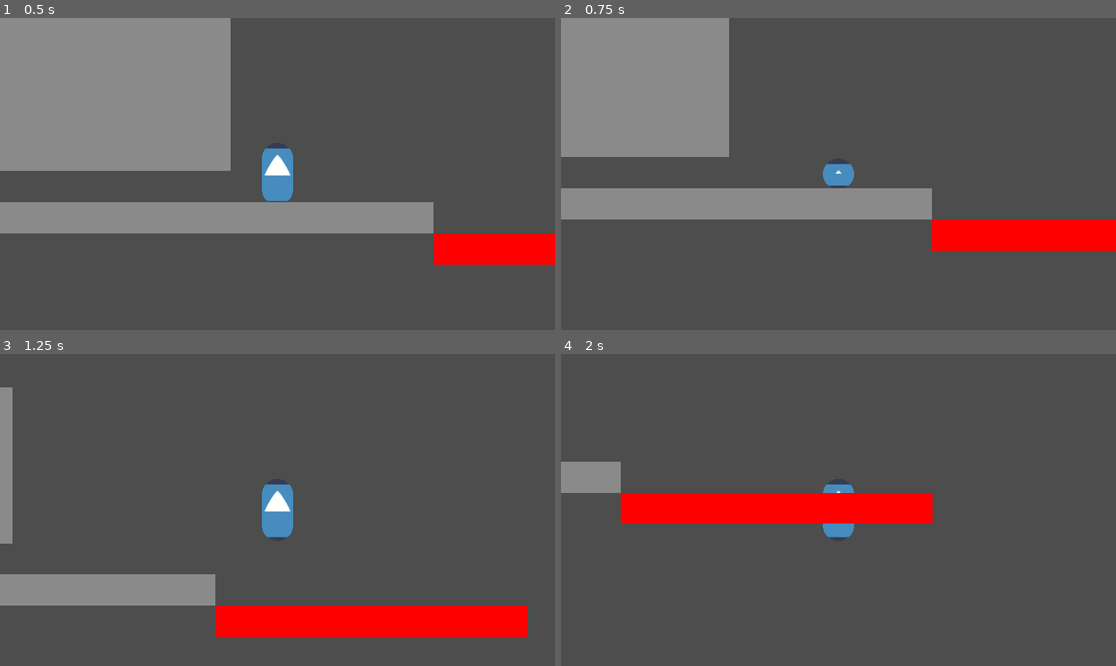
Above: before the commit, frames 1-4 (two rows, left to right).
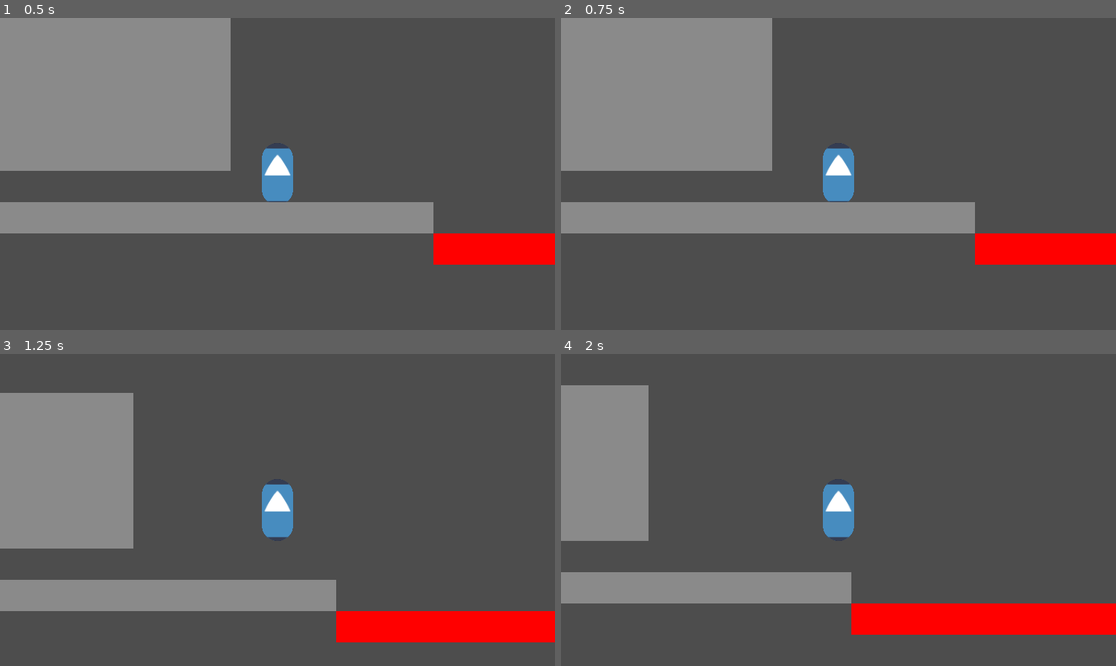
Above: after the commit, the same moments.

Repository: Minish-Link/MVM-31
Game: Godot game, scene res://levels/testing_level.tscn
The game is run twice, just before and just after one commit, with the same random seed, the same clock (stepped at 60 frames per second) and the same inputs. The engine's default icon, where the game draws it, is replaced by a stand-in: a white triangle on a blue panel in a dark square.
Inputs:
- Up to frame 1 (0.5 s): no input
- Up to frame 2 (0.75 s): tap Enter at 0.5 s; hold Right (move_right) from 0.53 s (still down); hold Shift (slide) from 0.53 s (still down)
- Up to frame 3 (1.25 s): keep holding Right (move_right); keep holding Shift (slide); tap Space (jump) at 0.77, 0.8, 1.07 s
- Up to frame 4 (2 s): release Right (move_right) at 1.28 s; release Shift (slide) at 1.28 s; hold Down (move_down) from 1.28 s (still down); tap Space (jump) at 1.35, 1.52, 1.82 s; tap Shift (slide) at 1.55 s

Frame 1 is identical in both runs. In frame 2, 15% of the frame differs, in the area x 0-100%, y 0-80%; in frame 3, 18%; in frame 4, 22%, in the area x 0-100%, y 10-90%.

Commit message:
Moved slide ability to state machine

Diff:
--- a/levels/testing_level.tscn
+++ b/levels/testing_level.tscn
@@ -26,6 +26,24 @@
 mesh = SubResource("BoxMesh_omjae")
 
 [node name="CollisionShape3D" type="CollisionShape3D" parent="Platform" unique_id=1682878016]
+shape = SubResource("ConcavePolygonShape3D_m2onx")
+
+[node name="Platform6" type="StaticBody3D" parent="." unique_id=1611505610]
+transform = Transform3D(10, 0, 0, 0, 1, 0, 0, 0, 1, 20, -1, 0)
+
+[node name="MeshInstance3D" type="MeshInstance3D" parent="Platform6" unique_id=1808776980]
+mesh = SubResource("BoxMesh_omjae")
+
+[node name="CollisionShape3D" type="CollisionShape3D" parent="Platform6" unique_id=439290815]
+shape = SubResource("ConcavePolygonShape3D_m2onx")
+
+[node name="Platform7" type="StaticBody3D" parent="." unique_id=548443008]
+transform = Transform3D(10, 0, 0, 0, 1, 0, 0, 0, 1, 32, 1, 0)
+
+[node name="MeshInstance3D" type="MeshInstance3D" parent="Platform7" unique_id=42081401]
+mesh = SubResource("BoxMesh_omjae")
+
+[node name="CollisionShape3D" type="CollisionShape3D" parent="Platform7" unique_id=732037721]
 shape = SubResource("ConcavePolygonShape3D_m2onx")
 
 [node name="Platform3" type="StaticBody3D" parent="." unique_id=1786579001]
--- a/objects/player/PlayerCharacter.tscn
+++ b/objects/player/PlayerCharacter.tscn
@@ -5,12 +5,13 @@
 [ext_resource type="Script" uid="uid://d6nyquxedbl3" path="res://scripts/state_machine.gd" id="3_w8j34"]
 [ext_resource type="Script" uid="uid://co0215wsjsmnv" path="res://objects/player/states/idle.gd" id="4_2r7dn"]
 [ext_resource type="PackedScene" uid="uid://dgjpbw0nris7n" path="res://objects/components/HealthComponent.tscn" id="5_3n5ai"]
-[ext_resource type="Script" uid="uid://c0lahi5wofghk" path="res://objects/player/states/move.gd" id="5_id1qo"]
+[ext_resource type="Script" uid="uid://c0lahi5wofghk" path="res://objects/player/states/walk.gd" id="5_id1qo"]
 [ext_resource type="PackedScene" uid="uid://davjvuhbb2fib" path="res://objects/components/HitboxComponent.tscn" id="6_bckj6"]
 [ext_resource type="Script" uid="uid://cb6r57jehqqn4" path="res://objects/player/states/jump.gd" id="6_uqdnk"]
 [ext_resource type="PackedScene" uid="uid://dptjs67q64i8i" path="res://objects/components/DamageBoxComponent.tscn" id="7_3euug"]
 [ext_resource type="Script" uid="uid://bijm64vqhn2a5" path="res://objects/player/states/slide.gd" id="7_jnw1j"]
 [ext_resource type="Script" uid="uid://chmyiy8snolxa" path="res://objects/player/states/basic_attack.gd" id="8_7t6o0"]
+[ext_resource type="Script" uid="uid://dyfb1akhfnucy" path="res://objects/player/fall.gd" id="9_uqdnk"]
 
 [sub_resource type="CapsuleShape3D" id="CapsuleShape3D_ski25"]
 radius = 0.45
@@ -35,10 +36,6 @@
 BRAKE_SPEED = 10.0
 JUMP_VELOCITY = 8.0
 MINIMUM_JUMP_TIME = 0.05
-SLIDE_TIME = 0.25
-SLIDE_SPEED = 10.0
-SLIDE_DECAY_DELAY = 0.15
-SLIDE_DECAY_RATE = 10.0
 
 [node name="CollisionShape3D" type="CollisionShape3D" parent="." unique_id=588400986]
 unique_name_in_owner = true
@@ -58,13 +55,14 @@
 projection = 1
 size = 10.0
 
-[node name="StateMachine" type="Node" parent="." unique_id=1300399073]
+[node name="StateMachine" type="Node" parent="." unique_id=1300399073 node_paths=PackedStringArray("initial_state")]
 script = ExtResource("3_w8j34")
+initial_state = NodePath("Idle")
 
 [node name="Idle" type="Node" parent="StateMachine" unique_id=1202406028]
 script = ExtResource("4_2r7dn")
 
-[node name="Move" type="Node" parent="StateMachine" unique_id=482518256]
+[node name="Walk" type="Node" parent="StateMachine" unique_id=482518256]
 script = ExtResource("5_id1qo")
 
 [node name="Jump" type="Node" parent="StateMachine" unique_id=321111278]
@@ -72,9 +70,13 @@
 
 [node name="Slide" type="Node" parent="StateMachine" unique_id=2011431557]
 script = ExtResource("7_jnw1j")
+SLIDE_SPEED = 10.0
 
 [node name="BasicAttack" type="Node" parent="StateMachine" unique_id=823881416]
 script = ExtResource("8_7t6o0")
+
+[node name="Fall" type="Node" parent="StateMachine" unique_id=805685856]
+script = ExtResource("9_uqdnk")
 
 [node name="HealthComponent" parent="." unique_id=1758599706 instance=ExtResource("5_3n5ai")]
 
@@ -85,3 +87,6 @@
 transform = Transform3D(1, 0, 0, 0, 1, 0, 0, 0, 1, 1.75, 0, 0)
 team = 1
 ignored_hitboxes = [NodePath("../HitboxComponent")]
+
+[node name="CollisionPolygon3D" type="CollisionPolygon3D" parent="DamageBoxComponent" unique_id=436327432]
+polygon = PackedVector2Array(1, 0, -1, -1, -0.5, 0, -1, 1)
--- /dev/null
+++ b/objects/player/fall.gd
@@ -0,0 +1,22 @@
+extends State
+
+# This state is primarily for animation purposes and is not required for the player to be affected by gravity
+
+func enter() -> void:
+	print("entering fall state")
+
+func exit() -> void:
+	pass
+
+func update(delta: float) -> void:
+	pass
+
+func physics_update(delta: float) -> void:
+	if parent.is_on_floor():
+		if abs(parent.velocity.x) <= 0.1:
+			Transitioned.emit(self, "idle")
+		else:
+			Transitioned.emit(self, "walk")
+
+#func _input(event: InputEvent) -> void:
+	#
--- a/objects/player/player_character.gd
+++ b/objects/player/player_character.gd
@@ -13,41 +13,24 @@
 @export var JUMP_BRAKE_SPEED := 20.0
 var jump_timer := 0.0
 
-@export_category("Sliding")
-@export var SLIDE_TIME := 0.5
-@export var SLIDE_SPEED := 8.0
-@export var SLIDE_DECAY_DELAY := 0.2
-@export var SLIDE_DECAY_RATE := 5.0
-var is_sliding := false
-var stop_sliding := false
-var slide_countdown := 0.0
-var slide_decay_countdown := 0.0
-var slide_dir := 0.0
+var horizontal_input_allowed := true
+var can_fall := true
+var input_dir := Vector2.ZERO
 
 func _ready() -> void:
+	#state_machine.sm_init(self)
+	get_node("StateMachine").sm_init(self)
 	current_walk_speed = WALK_SPEED
 
 func _physics_process(delta: float) -> void:
 	# Add the gravity.
 	if not is_on_floor():
-		velocity += get_gravity() * delta
-		if is_sliding:
-			slide_countdown = 0.0
-			stop_sliding = true
-		coyote_countdown -= delta
+		if coyote_countdown > 0:
+			coyote_countdown -= delta
+		if can_fall:
+			velocity += get_gravity() * delta
 	else:
 		coyote_countdown = COYOTE_TIME
-		if not is_sliding:
-			slide_decay_countdown -= delta
-			if slide_decay_countdown <= 0.0:
-				current_walk_speed = move_toward(current_walk_speed, WALK_SPEED, delta * SLIDE_DECAY_RATE)
-
-	slide_countdown -= delta
-	if stop_sliding and _can_unslide():
-		stop_sliding = false
-		is_sliding = false
-		_squish()
-
 
 	# Handle jump.
 	jump_timer -= delta
@@ -59,50 +42,17 @@
 
 	# Get the input direction and handle the movement/deceleration.
 	# As good practice, you should replace UI actions with custom gameplay actions.
-	var input_dir := Input.get_vector("move_left", "move_right", "move_up", "move_down")
-	var direction := (transform.basis * Vector3(input_dir.x, 0, 0)).normalized()
-	if not is_sliding:
+	input_dir = Input.get_vector("move_left", "move_right", "move_up", "move_down")
+	var direction := transform.basis * Vector3(input_dir.x, 0, 0)
+
+	# If the player is attempting to move in the opposite direction of their velocity, remove all bonus speed
+	if direction.x * velocity.x <= 0.0:
+		current_walk_speed = WALK_SPEED
+
+	if horizontal_input_allowed:
 		if direction:
 			velocity.x = move_toward(velocity.x, direction.x * current_walk_speed, ACCELERATION * delta)
 		else:
 			velocity.x = move_toward(velocity.x, 0, BRAKE_SPEED * delta)
-	else:
-		velocity.x = slide_dir * current_walk_speed
 
 	move_and_slide()
-
-func _input(event: InputEvent):
-	if event.is_action_pressed("slide") and is_on_floor():
-		if not is_sliding:
-			slide_dir = Input.get_axis("move_left", "move_right")
-			if slide_dir != 0:
-				is_sliding = true
-				slide_countdown = SLIDE_TIME
-				current_walk_speed = SLIDE_SPEED
-				_squish()
-		else:
-			stop_sliding = false
-	elif event.is_action_released("slide"):
-		if _can_unslide():
-			is_sliding = false
-			_squish()
-		else:
-			stop_sliding = true
-
-# Change the player's hitbox to match whether they are sliding or not
-func _squish():
-	if is_sliding:
-		position.y -= 0.5
-		%CollisionShape3D.shape.height = 0.9
-		%MeshInstance3D.mesh.height = 1.0
-	else:
-		#position.y += 0.75
-		%CollisionShape3D.shape.height = 1.8
-		%MeshInstance3D.mesh.height = 2.0
-
-func _can_unslide() -> bool:
-	if slide_countdown > 0.0:
-		return false
-	if %CeilingChecker.is_colliding():
-		return false
-	return true
--- a/objects/player/states/basic_attack.gd
+++ b/objects/player/states/basic_attack.gd
@@ -5,10 +5,11 @@
 @export var attack_duration := 0.5
 @export var damage_box: DamageBoxComponent
 
-func enter_state() -> void:
+func enter() -> void:
+	print("entering attack state")
 	damage_box.activate()
 
-func exit_state() -> void:
+func exit() -> void:
 	if damage_box:
 		damage_box.deactivate()
 
--- a/objects/player/states/idle.gd
+++ b/objects/player/states/idle.gd
@@ -1,9 +1,11 @@
 extends State
 
-func enter_state() -> void:
-	pass
+func enter() -> void:
+	print("entering idle state")
+	if parent is Player:
+		parent.current_walk_speed = parent.WALK_SPEED
 
-func exit_state() -> void:
+func exit() -> void:
 	pass
 
 func update(delta: float) -> void:
@@ -11,3 +13,9 @@
 
 func physics_update(delta: float) -> void:
 	pass
+
+func _input(event: InputEvent) -> void:
+	if event.is_action_pressed("slide") and (parent as Player).input_dir.x != 0:
+		Transitioned.emit(self, "slide")
+	elif event.is_action_pressed("jump"):
+		Transitioned.emit(self, "jump")
--- a/objects/player/states/jump.gd
+++ b/objects/player/states/jump.gd
@@ -1 +1,15 @@
 extends State
+
+func enter() -> void:
+	print("entering jump state")
+	pass
+
+func exit() -> void:
+	pass
+
+func update(delta: float) -> void:
+	pass
+
+func physics_update(delta: float) -> void:
+	if parent.velocity.y <= 0.0:
+		Transitioned.emit(self, "fall")
--- a/objects/player/states/move.gd
+++ /dev/null
@@ -1 +0,0 @@
-extends State
--- a/objects/player/states/slide.gd
+++ b/objects/player/states/slide.gd
@@ -1 +1,50 @@
 extends State
+
+@export var SLIDE_MINIMUM_TIME := 0.2
+@export var SLIDE_SPEED := 8.0
+var is_sliding := false
+var stop_sliding := false
+var slide_countdown := 0.0
+var slide_decay_countdown := 0.0
+var slide_dir := 0.0
+
+func enter() -> void:
+	print("entering slide state")
+	if parent is Player:
+		parent.horizontal_input_allowed = false
+		slide_dir = parent.input_dir.normalized().x
+	slide_countdown = SLIDE_MINIMUM_TIME
+	# squish the player's collision and hitbox
+	parent.position.y -= 0.5
+	%CollisionShape3D.shape.height *= 0.5
+	%MeshInstance3D.mesh.height *= 0.5
+
+func exit() -> void:
+	if parent is Player:
+		parent.horizontal_input_allowed = true
+		parent.current_walk_speed = SLIDE_SPEED
+	# unsquish the player's collision and hitbox
+	%CollisionShape3D.shape.height *= 2.0
+	%MeshInstance3D.mesh.height *= 2.0
+
+func update(delta: float) -> void:
+	pass
+
+func physics_update(delta: float) -> void:
+	parent.velocity.x = SLIDE_SPEED * slide_dir
+	slide_countdown -= delta
+	if slide_countdown <= 0.0 and stop_sliding and not %CeilingChecker.is_colliding():
+		if (parent as Player).input_dir.x != 0:
+			Transitioned.emit(self, "walk")
+		else:
+			Transitioned.emit(self, "idle")
+	if not parent.is_on_floor():
+		Transitioned.emit(self, "fall")
+
+func _input(event: InputEvent) -> void:
+	if event.is_action_released("slide"):
+		stop_sliding = true
+	elif event.is_action_pressed("slide"):
+		stop_sliding = false
+	if event.is_action_pressed("jump"):
+		Transitioned.emit(self, "jump")
--- /dev/null
+++ b/objects/player/states/walk.gd
@@ -0,0 +1,26 @@
+extends State
+
+@export var SPEED_DECAY_DELAY := 0.2
+@export var SPEED_DECAY_RATE := 2.0
+var speed_decay_countdown := 0.0
+
+func enter() -> void:
+	print("entering walk state")
+	speed_decay_countdown = SPEED_DECAY_DELAY
+
+func exit() -> void:
+	pass
+
+func update(delta: float) -> void:
+	pass
+
+func physics_update(delta: float) -> void:
+	speed_decay_countdown -= delta
+	if parent is Player and speed_decay_countdown <= 0.0:
+		parent.current_walk_speed = move_toward(parent.current_walk_speed, parent.WALK_SPEED, SPEED_DECAY_RATE * delta)
+
+func _input(event: InputEvent) -> void:
+	if event.is_action_pressed("slide") and (parent as Player).input_dir.x != 0:
+		Transitioned.emit(self, "slide")
+	elif event.is_action_pressed("jump"):
+		Transitioned.emit(self, "jump")
--- a/scripts/state.gd
+++ b/scripts/state.gd
@@ -5,10 +5,10 @@
 signal Transitioned(state: State, new_state_name: String)
 var parent: CharacterBody3D
 
-func enter_state():
+func enter() -> void:
 	pass
 
-func exit_state():
+func exit() -> void:
 	pass
 
 func update(delta: float) -> void:
--- a/scripts/state_machine.gd
+++ b/scripts/state_machine.gd
@@ -9,10 +9,10 @@
 func sm_init(parent: CharacterBody3D) -> void:
 	for child in get_children():
 		if child is State:
-			states[child.name] = child
+			states[child.name.to_lower()] = child
 			child.Transitioned.connect(on_child_transition)
 			child.parent = parent
-	assert(initial_state, parent.name + "needs an initial state to be set")
+	assert(initial_state, parent.name + " needs an initial state to be set")
 	current_state = initial_state
 	current_state.enter()
 
@@ -29,7 +29,7 @@
 	if state != current_state:
 		return
 
-	var new_state = states.get(new_state_name)
+	var new_state = states.get(new_state_name.to_lower())
 	if !new_state:
 		return
 
Not shown, added: objects/player/fall.gd.uid
Renamed: objects/player/states/move.gd.uid -> objects/player/states/walk.gd.uid
